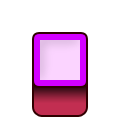
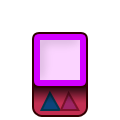
Comparing the layer stacks of the two 120 x 120 images. Changes:
added layer "Фигура 6 (копия)" above "Фигура 6" over [59, 91, 80, 111]
added layer "Фигура 6" above "Фигура 5" over [40, 91, 62, 111]
